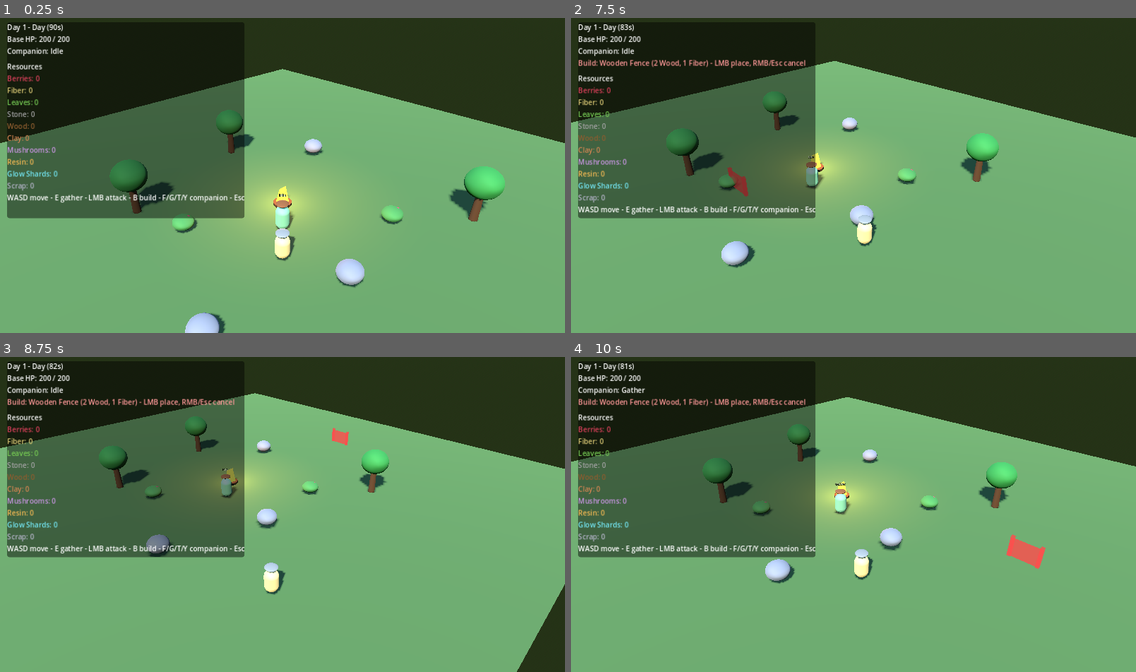
Above: before the commit, frames 1-4 (two rows, left to right).
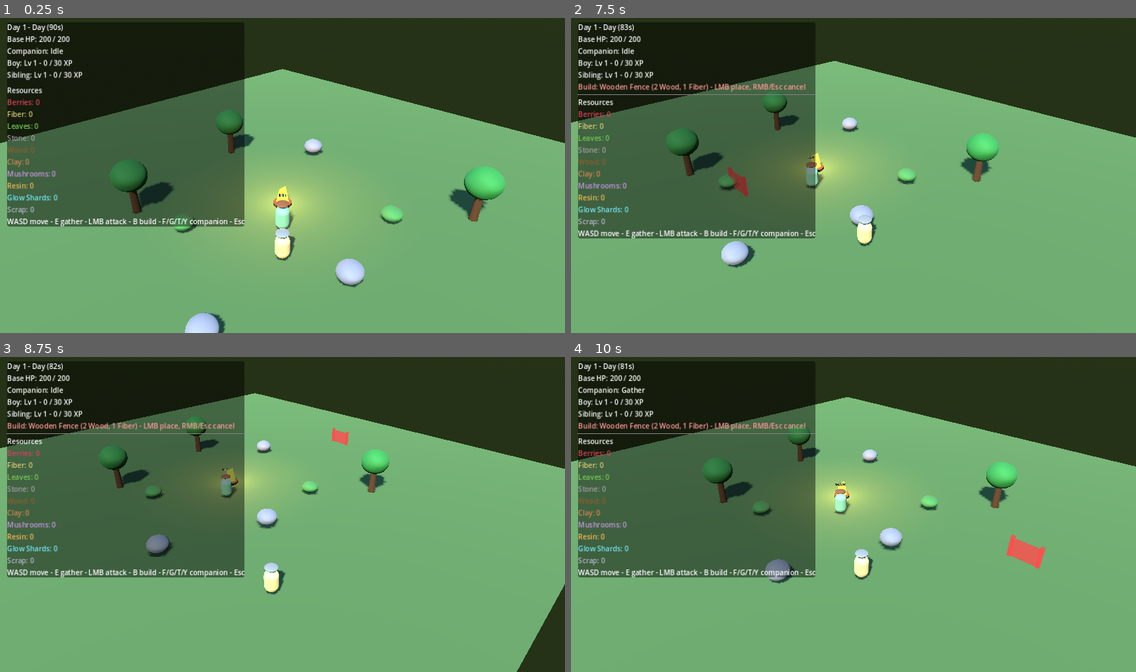
Above: after the commit, the same moments.

Repository: dtrussel/campsite
Game: Godot game, scene res://scenes/main/Main.tscn
Same seed, same stepped clock (60 frames per second), same inputs: the game is played once before the commit and once after it.
Inputs (mouse positions are in pixels of both pictures, inside the frame that each line leads up to):
- Up to frame 1 (0.25 s): no input
- Up to frame 2 (7.5 s): move the mouse to (977, 159) at 0.52 s; press the mouse at (977, 159) at 0.53 s; hold D (move_right) 0.53-1.28 s; move the mouse to (740, 191) at 1.27 s; release the mouse at (740, 191) at 1.28 s; hold S (move_back) 1.28-2.03 s; tap F (assign_follow) at 1.35 s; click (740, 191) at 1.55 s; move the mouse to (910, 103) at 2.02 s; hold D (move_right) 2.03-2.78 s; hold T (assign_gather) 2.03-2.78 s; click (910, 103) at 2.3 s; move the mouse to (825, 238) at 2.77 s; hold W (move_forward) 2.78-3.53 s; tap G (assign_guard) at 2.85 s; click (825, 238) at 3.05 s; move the mouse to (1023, 222) at 3.52 s; hold Y (assign_idle) 3.53-4.28 s; hold A (move_left) 3.53-5.03 s; click (1023, 222) at 3.8 s; move the mouse to (684, 125) at 4.27 s; click (684, 125) at 4.35 s; move the mouse to (881, 175) at 5.02 s; hold S (move_back) 5.03-5.78 s; hold E (interact) 5.03-5.78 s; click (881, 175) at 5.3 s; move the mouse to (768, 93) at 5.77 s; hold D (move_right) 5.78-6.53 s; tap 1 (select_building_1) at 5.85 s; click (768, 93) at 6.05 s; move the mouse to (977, 159) at 6.52 s; hold W (move_forward) 6.53-7.28 s; hold 2 (select_building_2) 6.53-7.28 s; click (977, 159) at 6.8 s; move the mouse to (740, 191) at 7.27 s; hold D (move_right) from 7.28 s (still down); tap B (toggle_build_mode) at 7.35 s
- Up to frame 3 (8.75 s): click (169, 530) at 7.55 s; move the mouse to (339, 442) at 8.02 s; release D (move_right) at 8.03 s; press the mouse at (339, 442) at 8.03 s; hold S (move_back) from 8.03 s (still down)
- Up to frame 4 (10 s): move the mouse to (825, 577) at 8.77 s; release S (move_back) at 8.78 s; release the mouse at (825, 577) at 8.78 s; hold A (move_left) 8.78-9.53 s; tap F (assign_follow) at 8.85 s; click (825, 577) at 9.05 s; move the mouse to (1023, 561) at 9.52 s; hold W (move_forward) from 9.53 s (still down); hold T (assign_gather) from 9.53 s (still down); click (1023, 561) at 9.8 s

The runs differ from the first frame. In frame 1, 2.8% of the frame differs, in the area x 1-44%, y 13-67%; in frame 2, 5.3%, in the area x 1-44%, y 13-70%; in frame 3, 5.2%; in frame 4, 5.2%.

Commit message:
Feature 004: XP and leveling (Phase 6)
Adds the missing scoring layer to combat and the day loop. Each
character (player and Sibling) now earns XP for the things they
already do and levels up on a cumulative XP threshold table. Level-
ups bump attack_damage so subsequent fights resolve faster.

Adds:
- CharacterStatsDefinition data class (xp_table, per-level bumps,
  base stats, ui_color).
- player_stats.tres and sibling_stats.tres under
  game/resources/progression/ with shared threshold curve
  [0, 30, 75, 140, 225, 330, 460, 615, 800].
- ProgressionManager autoload owning per-character XP/level state
  keyed by node; exposes register_character / award_xp / get_level /
  get_xp / get_xp_to_next_level; emits xp_gained and level_up.
- Survive-night bonus: ProgressionManager listens to
  TimeManager.dawn_started and awards 10 XP to every registered
  character.

Changes:
- Mob.take_damage(amount, source = null) records the last damager;
  on death awards definition.xp_reward to the source via
  ProgressionManager.award_xp(..., "kill").
- player_controller.gd registers in _ready, passes self when calling
  mob.take_damage, and bumps attack_damage on level_up.
- companion_controller.gd same pattern; uses a runtime
  _current_attack_damage so the shared CompanionDefinition.tres is
  not mutated.
- BuildManager awards 5 XP to the player after a successful
  placement (looks up the player via the "player" group).
- ResourceNode awards 1 XP to the actor in _on_gather_complete
  (player or companion, regardless of yield_amount).
- HUD adds PlayerProgressLabel and CompanionProgressLabel that
  subscribe to xp_gained / level_up and flash green briefly on
  level-up.
- PlayerBoy.tscn and Sibling.tscn carry their progression .tres via
  a new @export var stats on each controller; the player's @export
  attack_damage initializes from stats.base_attack_damage on _ready.
- project.godot registers ProgressionManager autoload after
  BuildManager.

Feature folder: .features/004-xp-and-leveling/.
Acceptance criteria in test-plan.md map 1:1 to roadmap Phase 6.

Diff:
--- a/game/project.godot
+++ b/game/project.godot
@@ -20,6 +20,7 @@
 TimeManager="*res://scripts/core/time_manager.gd"
 ResourceManager="*res://scripts/core/resource_manager.gd"
 BuildManager="*res://scripts/core/build_manager.gd"
+ProgressionManager="*res://scripts/core/progression_manager.gd"
 
 [display]
 
--- /dev/null
+++ b/game/resources/progression/player_stats.tres
@@ -0,0 +1,13 @@
+[gd_resource type="Resource" script_class="CharacterStatsDefinition" load_steps=2 format=3 uid="uid://b0campsitestatsplayer"]
+
+[ext_resource type="Script" path="res://scripts/progression/character_stats.gd" id="1_def"]
+
+[resource]
+script = ExtResource("1_def")
+display_name = "Boy"
+base_max_health = 50
+base_attack_damage = 4
+max_health_per_level = 5
+attack_damage_per_level = 1
+xp_table = PackedInt32Array(0, 30, 75, 140, 225, 330, 460, 615, 800)
+ui_color = Color(1, 0.93, 0.7, 1)
--- /dev/null
+++ b/game/resources/progression/sibling_stats.tres
@@ -0,0 +1,13 @@
+[gd_resource type="Resource" script_class="CharacterStatsDefinition" load_steps=2 format=3 uid="uid://b0campsitestatssibling"]
+
+[ext_resource type="Script" path="res://scripts/progression/character_stats.gd" id="1_def"]
+
+[resource]
+script = ExtResource("1_def")
+display_name = "Sibling"
+base_max_health = 40
+base_attack_damage = 3
+max_health_per_level = 4
+attack_damage_per_level = 1
+xp_table = PackedInt32Array(0, 30, 75, 140, 225, 330, 460, 615, 800)
+ui_color = Color(0.6, 0.95, 0.6, 1)
--- a/game/scenes/companions/Sibling.tscn
+++ b/game/scenes/companions/Sibling.tscn
@@ -1,7 +1,8 @@
-[gd_scene load_steps=7 format=3 uid="uid://b0campsitecompsibling01"]
+[gd_scene load_steps=8 format=3 uid="uid://b0campsitecompsibling01"]
 
 [ext_resource type="Script" path="res://scripts/companions/companion_controller.gd" id="1_comp"]
 [ext_resource type="Resource" uid="uid://b0campsitecompdefsibling" path="res://resources/companions/sibling.tres" id="2_def"]
+[ext_resource type="Resource" uid="uid://b0campsitestatssibling" path="res://resources/progression/sibling_stats.tres" id="3_stats"]
 
 [sub_resource type="CapsuleShape3D" id="CapsuleShape3D_sibling"]
 radius = 0.35
@@ -28,6 +29,7 @@
 collision_mask = 1
 script = ExtResource("1_comp")
 definition = ExtResource("2_def")
+stats = ExtResource("3_stats")
 follow_distance = 2.5
 guard_radius = 3.5
 detection_radius = 6.0
--- a/game/scenes/player/PlayerBoy.tscn
+++ b/game/scenes/player/PlayerBoy.tscn
@@ -1,7 +1,8 @@
-[gd_scene load_steps=8 format=3 uid="uid://b0campsiteplayer01"]
+[gd_scene load_steps=9 format=3 uid="uid://b0campsiteplayer01"]
 
 [ext_resource type="Script" path="res://scripts/player/player_controller.gd" id="1_player_script"]
 [ext_resource type="Script" path="res://scripts/player/gather_interactor.gd" id="2_interactor_script"]
+[ext_resource type="Resource" uid="uid://b0campsitestatsplayer" path="res://resources/progression/player_stats.tres" id="3_stats"]
 
 [sub_resource type="CapsuleShape3D" id="CapsuleShape3D_player"]
 radius = 0.35
@@ -26,6 +27,7 @@
 collision_layer = 1
 collision_mask = 3
 script = ExtResource("1_player_script")
+stats = ExtResource("3_stats")
 
 [node name="Collision" type="CollisionShape3D" parent="."]
 transform = Transform3D(1, 0, 0, 0, 1, 0, 0, 0, 1, 0, 0.6, 0)
--- a/game/scenes/ui/HUD.tscn
+++ b/game/scenes/ui/HUD.tscn
@@ -34,6 +34,14 @@
 layout_mode = 2
 text = "Companion: -"
 
+[node name="PlayerProgressLabel" type="Label" parent="Panel/VBox"]
+layout_mode = 2
+text = "Player: Lv 1 - 0 / 0 XP"
+
+[node name="CompanionProgressLabel" type="Label" parent="Panel/VBox"]
+layout_mode = 2
+text = "Sibling: Lv 1 - 0 / 0 XP"
+
 [node name="BuildModeLabel" type="Label" parent="Panel/VBox"]
 visible = false
 layout_mode = 2
--- a/game/scripts/companions/companion_controller.gd
+++ b/game/scripts/companions/companion_controller.gd
@@ -12,6 +12,7 @@
 enum Task { IDLE, FOLLOW_PLAYER, GUARD_BASE, GATHER_NEAREST }
 
 @export var definition: CompanionDefinition
+@export var stats: CharacterStatsDefinition
 @export var follow_distance: float = 2.5
 @export var guard_radius: float = 3.5
 @export var detection_radius: float = 6.0
@@ -23,6 +24,7 @@
 var _player: Node3D = null
 var _base_core: Node3D = null
 var _attack_cooldown_remaining: float = 0.0
+var _current_attack_damage: int = 0
 var _active_resource_node: Node = null   # ResourceNode currently being gathered
 
 
@@ -30,6 +32,12 @@
 	add_to_group("companions")
 	_refresh_world_refs()
 	_update_task_label()
+	_current_attack_damage = definition.attack_damage if definition != null else 0
+	if stats != null:
+		_current_attack_damage = stats.base_attack_damage
+	ProgressionManager.register_character(self, stats)
+	if not ProgressionManager.level_up.is_connected(_on_level_up):
+		ProgressionManager.level_up.connect(_on_level_up)
 
 
 func set_task(task: int) -> void:
@@ -183,8 +191,14 @@
 func _attack_mob(mob: Node3D) -> void:
 	if not mob.has_method("take_damage"):
 		return
-	mob.take_damage(definition.attack_damage)
+	mob.take_damage(_current_attack_damage, self)
 	_attack_cooldown_remaining = definition.attack_cooldown_seconds
+
+
+func _on_level_up(character: Node, _new_level: int) -> void:
+	if character != self or stats == null:
+		return
+	_current_attack_damage += stats.attack_damage_per_level
 
 
 func _find_nearest_mob(within: float) -> Node3D:
--- a/game/scripts/core/build_manager.gd
+++ b/game/scripts/core/build_manager.gd
@@ -19,6 +19,7 @@
 const GHOST_NODE_NAME: StringName = &"_BuildGhost"
 const FOOTPRINT_NODE_NAME: StringName = &"_GhostFootprint"
 const GROUND_GROUP: StringName = &"ground"
+const BUILD_XP_REWARD: int = 5
 
 var _definitions: Array[BuildingDefinition] = []
 var _by_id: Dictionary = {}                  # StringName -> BuildingDefinition
@@ -131,9 +132,17 @@
 		return
 	scene_root.add_child(building)
 	building_placed.emit(building)
+	_award_build_xp()
 	# Force a validity re-eval so the ghost flips to red if the cost can
 	# no longer be afforded after spending.
 	_update_validity(_compute_validity(), true)
+
+
+func _award_build_xp() -> void:
+	var players: Array = get_tree().get_nodes_in_group("player")
+	if players.is_empty():
+		return
+	ProgressionManager.award_xp(players[0] as Node, BUILD_XP_REWARD, &"build")
 
 
 func _spawn_ghost(definition: BuildingDefinition) -> bool:
--- /dev/null
+++ b/game/scripts/core/progression_manager.gd
@@ -0,0 +1,106 @@
+extends Node
+
+## ProgressionManager
+##
+## Autoload that owns per-character XP and level state. Characters
+## call register_character(self, stats) in _ready; callers (mob on
+## kill, build manager on placement, resource node on gather, the
+## time manager on dawn) call award_xp to credit progress.
+
+signal xp_gained(character: Node, amount: int, source: StringName)
+signal level_up(character: Node, new_level: int)
+
+const SURVIVE_NIGHT_XP: int = 10
+
+var _state: Dictionary = {}  # Node -> { level: int, xp: int, stats: CharacterStatsDefinition }
+
+
+func _ready() -> void:
+	if TimeManager and not TimeManager.dawn_started.is_connected(_on_dawn_started):
+		TimeManager.dawn_started.connect(_on_dawn_started)
+
+
+func register_character(character: Node, stats: CharacterStatsDefinition) -> void:
+	if character == null:
+		return
+	if _state.has(character):
+		return
+	if stats == null:
+		push_warning("ProgressionManager: '%s' registered without stats" % character.name)
+	_state[character] = {
+		"level": 1,
+		"xp": 0,
+		"stats": stats,
+	}
+	if not character.tree_exiting.is_connected(_on_character_exiting):
+		character.tree_exiting.connect(_on_character_exiting.bind(character))
+
+
+func unregister_character(character: Node) -> void:
+	_state.erase(character)
+
+
+func award_xp(character: Node, amount: int, source: StringName) -> void:
+	if character == null or amount <= 0:
+		return
+	if not _state.has(character):
+		return
+	var entry: Dictionary = _state[character]
+	entry["xp"] = int(entry["xp"]) + amount
+	xp_gained.emit(character, amount, source)
+	_check_level_ups(character, entry)
+
+
+func get_level(character: Node) -> int:
+	if not _state.has(character):
+		return 1
+	return int(_state[character]["level"])
+
+
+func get_xp(character: Node) -> int:
+	if not _state.has(character):
+		return 0
+	return int(_state[character]["xp"])
+
+
+func get_xp_to_next_level(character: Node) -> int:
+	if not _state.has(character):
+		return 0
+	var entry: Dictionary = _state[character]
+	var stats: CharacterStatsDefinition = entry["stats"] as CharacterStatsDefinition
+	if stats == null:
+		return 0
+	var level: int = int(entry["level"])
+	if level >= stats.max_level():
+		return 0
+	return stats.xp_threshold_for_level(level + 1) - int(entry["xp"])
+
+
+func get_stats(character: Node) -> CharacterStatsDefinition:
+	if not _state.has(character):
+		return null
+	return _state[character]["stats"] as CharacterStatsDefinition
+
+
+func _check_level_ups(character: Node, entry: Dictionary) -> void:
+	var stats: CharacterStatsDefinition = entry["stats"] as CharacterStatsDefinition
+	if stats == null:
+		return
+	while int(entry["level"]) < stats.max_level():
+		var next_threshold: int = stats.xp_threshold_for_level(int(entry["level"]) + 1)
+		if int(entry["xp"]) >= next_threshold:
+			entry["level"] = int(entry["level"]) + 1
+			level_up.emit(character, int(entry["level"]))
+		else:
+			break
+
+
+func _on_dawn_started(_day_number: int) -> void:
+	for character in _state.keys():
+		if character == null or not is_instance_valid(character):
+			continue
+		award_xp(character, SURVIVE_NIGHT_XP, &"survive_night")
+
+
+func _on_character_exiting(character: Node) -> void:
+	unregister_character(character)
--- a/game/scripts/mobs/mob_controller.gd
+++ b/game/scripts/mobs/mob_controller.gd
@@ -20,6 +20,7 @@
 var _target_position: Vector3 = Vector3.ZERO
 var _attack_target: Node = null
 var _attack_cooldown_remaining: float = 0.0
+var _last_damage_source: Node = null
 
 
 func _ready() -> void:
@@ -32,14 +33,25 @@
 	_refresh_target_position()
 
 
-func take_damage(amount: int) -> void:
+func take_damage(amount: int, source: Node = null) -> void:
 	if amount <= 0 or state == State.DYING:
 		return
+	if source != null:
+		_last_damage_source = source
 	current_hp = max(0, current_hp - amount)
 	if current_hp == 0:
 		state = State.DYING
+		_award_kill_xp()
 		defeated.emit(self)
 		queue_free()
+
+
+func _award_kill_xp() -> void:
+	if _last_damage_source == null or not is_instance_valid(_last_damage_source):
+		return
+	if definition == null or definition.xp_reward <= 0:
+		return
+	ProgressionManager.award_xp(_last_damage_source, definition.xp_reward, &"kill")
 
 
 func _physics_process(delta: float) -> void:
--- a/game/scripts/player/player_controller.gd
+++ b/game/scripts/player/player_controller.gd
@@ -17,6 +17,7 @@
 @export var attack_damage: int = 4
 @export var attack_range: float = 1.8
 @export var attack_cooldown_seconds: float = 0.4
+@export var stats: CharacterStatsDefinition
 
 @onready var _interactor: Node = $GatherInteractor
 
@@ -29,6 +30,11 @@
 	add_to_group("player")
 	if _interactor != null and _interactor.has_signal("interactable_exited"):
 		_interactor.interactable_exited.connect(_on_interactor_exited)
+	if stats != null:
+		attack_damage = stats.base_attack_damage
+	ProgressionManager.register_character(self, stats)
+	if not ProgressionManager.level_up.is_connected(_on_level_up):
+		ProgressionManager.level_up.connect(_on_level_up)
 
 
 func _unhandled_input(event: InputEvent) -> void:
@@ -130,8 +136,14 @@
 	if target == null:
 		return
 	if target.has_method("take_damage"):
-		target.take_damage(attack_damage)
+		target.take_damage(attack_damage, self)
 		_attack_cooldown_remaining = attack_cooldown_seconds
+
+
+func _on_level_up(character: Node, _new_level: int) -> void:
+	if character != self or stats == null:
+		return
+	attack_damage += stats.attack_damage_per_level
 
 
 func _find_nearest_mob_in_range() -> Node3D:
--- /dev/null
+++ b/game/scripts/progression/character_stats.gd
@@ -0,0 +1,32 @@
+class_name CharacterStatsDefinition
+extends Resource
+
+## CharacterStatsDefinition
+##
+## Progression curve for one character archetype (player, Sibling,
+## Dog, ...). Holds the XP threshold table and per-level stat bumps.
+## Stored as a .tres file under res://resources/progression/.
+
+@export var display_name: String = ""
+@export var base_max_health: int = 50
+@export var base_attack_damage: int = 4
+@export var max_health_per_level: int = 5
+@export var attack_damage_per_level: int = 1
+## Cumulative XP needed to reach each level. Index 0 is level 1
+## (always 0). Index N is the XP threshold for level N+1.
+@export var xp_table: PackedInt32Array = PackedInt32Array(
+	[0, 30, 75, 140, 225, 330, 460, 615, 800]
+)
+@export var ui_color: Color = Color.WHITE
+
+
+func max_level() -> int:
+	return xp_table.size()
+
+
+func xp_threshold_for_level(level: int) -> int:
+	if level <= 0:
+		return 0
+	if level > xp_table.size():
+		return xp_table[xp_table.size() - 1]
+	return xp_table[level - 1]
--- a/game/scripts/resources/resource_node.gd
+++ b/game/scripts/resources/resource_node.gd
@@ -14,6 +14,8 @@
 signal gathered(actor: Node, id: StringName, amount: int)
 signal depleted
 signal respawned
+
+const GATHER_XP_REWARD: int = 1
 
 @export var definition: ResourceDefinition
 @export var yield_amount: int = 1
@@ -67,6 +69,7 @@
 	var actor: Node = _active_gather_actor
 	_active_gather_actor = null
 	ResourceManager.add(definition.id, yield_amount)
+	ProgressionManager.award_xp(actor, GATHER_XP_REWARD, &"gather")
 	gathered.emit(actor, definition.id, yield_amount)
 	_deplete()
 
--- a/game/scripts/ui/hud.gd
+++ b/game/scripts/ui/hud.gd
@@ -10,6 +10,8 @@
 @onready var time_label: Label = $Panel/VBox/TimeLabel
 @onready var base_hp_label: Label = $Panel/VBox/BaseHPLabel
 @onready var companion_task_label: Label = $Panel/VBox/CompanionTaskLabel
+@onready var player_progress_label: Label = $Panel/VBox/PlayerProgressLabel
+@onready var companion_progress_label: Label = $Panel/VBox/CompanionProgressLabel
 @onready var build_mode_label: Label = $Panel/VBox/BuildModeLabel
 @onready var camp_destroyed_label: Label = $Panel/VBox/CampDestroyedLabel
 @onready var resource_list: VBoxContainer = $Panel/VBox/ResourceList
@@ -20,9 +22,15 @@
 const _PHASE_COLOR_SUNSET: Color = Color(1, 0.55, 0.45, 1)
 const _PHASE_COLOR_NIGHT: Color = Color(0.7, 0.75, 1, 1)
 const _PHASE_COLOR_DAWN: Color = Color(1, 0.9, 0.7, 1)
+const _PROGRESS_COLOR_DEFAULT: Color = Color(1, 1, 1, 1)
+const _PROGRESS_COLOR_LEVEL_UP: Color = Color(0.6, 1.0, 0.6, 1)
+const _LEVEL_UP_FLASH_SECONDS: float = 1.2
 
 var _rows: Dictionary = {}  # StringName -> Label
 var _base_core: Node = null
+var _player: Node = null
+var _companion: Node = null
+var _level_up_flash_until: Dictionary = {}  # Node -> float (msec)
 
 
 func _ready() -> void:
@@ -34,8 +42,11 @@
 	TimeManager.phase_changed.connect(_on_phase_changed)
 	GameManager.camp_destroyed.connect(_on_camp_destroyed)
 	GameManager.companion_task_changed.connect(_on_companion_task_changed)
+	ProgressionManager.xp_gained.connect(_on_xp_gained)
+	ProgressionManager.level_up.connect(_on_level_up)
 	call_deferred("_hook_base_core")
 	call_deferred("_refresh_companion_label")
+	call_deferred("_refresh_progress_labels")
 	_apply_phase_color(TimeManager.current_phase)
 
 
@@ -47,6 +58,7 @@
 		base_hp_label.text = "Base HP: %d / %d" % [
 			_base_core.current_hp, _base_core.max_hp
 		]
+	_tick_level_up_flash()
 
 
 func _populate_resources() -> void:
@@ -134,3 +146,76 @@
 	for node in get_tree().get_nodes_in_group("base_core"):
 		_base_core = node
 		break
+
+
+func _on_xp_gained(character: Node, _amount: int, _source: StringName) -> void:
+	_refresh_progress_for(character)
+
+
+func _on_level_up(character: Node, _new_level: int) -> void:
+	_refresh_progress_for(character)
+	_level_up_flash_until[character] = Time.get_ticks_msec() + int(_LEVEL_UP_FLASH_SECONDS * 1000.0)
+	var label: Label = _progress_label_for(character)
+	if label != null:
+		label.add_theme_color_override("font_color", _PROGRESS_COLOR_LEVEL_UP)
+
+
+func _refresh_progress_labels() -> void:
+	# Resolve player / companion references once the scene tree is up.
+	if _player == null:
+		var players: Array = get_tree().get_nodes_in_group("player")
+		if not players.is_empty():
+			_player = players[0]
+	if _companion == null:
+		var companions: Array = get_tree().get_nodes_in_group("companions")
+		if not companions.is_empty():
+			_companion = companions[0]
+	_refresh_progress_for(_player)
+	_refresh_progress_for(_companion)
+
+
+func _refresh_progress_for(character: Node) -> void:
+	if character == null:
+		return
+	var label: Label = _progress_label_for(character)
+	if label == null:
+		return
+	var stats: CharacterStatsDefinition = ProgressionManager.get_stats(character)
+	var display: String = "?"
+	if stats != null and stats.display_name != "":
+		display = stats.display_name
+	elif character.has_method("get_task_name"):
+		display = "Sibling"
+	else:
+		display = "Player"
+	var level: int = ProgressionManager.get_level(character)
+	var xp: int = ProgressionManager.get_xp(character)
+	var to_next: int = ProgressionManager.get_xp_to_next_level(character)
+	if to_next <= 0 and stats != null and level >= stats.max_level():
+		label.text = "%s: Lv %d - MAX" % [display, level]
+	else:
+		var threshold: int = xp + to_next
+		label.text = "%s: Lv %d - %d / %d XP" % [display, level, xp, threshold]
+
+
+func _progress_label_for(character: Node) -> Label:
+	if character == _player:
+		return player_progress_label
+	if character == _companion:
+		return companion_progress_label
+	return null
+
+
+func _tick_level_up_flash() -> void:
+	if _level_up_flash_until.is_empty():
+		return
+	var now: int = Time.get_ticks_msec()
+	var expired: Array = []
+	for character in _level_up_flash_until.keys():
+		if now >= int(_level_up_flash_until[character]):
+			expired.append(character)
+	for character in expired:
+		_level_up_flash_until.erase(character)
+		var label: Label = _progress_label_for(character)
+		if label != null:
+			label.add_theme_color_override("font_color", _PROGRESS_COLOR_DEFAULT)
Not shown, added: .features/004-xp-and-leveling/decisions.md
Not shown, added: .features/004-xp-and-leveling/handoff.md
Not shown, added: .features/004-xp-and-leveling/plan.md
Not shown, added: .features/004-xp-and-leveling/status.md
Not shown, added: .features/004-xp-and-leveling/test-plan.md
Not shown, removed: game/scripts/progression/.gitkeep
